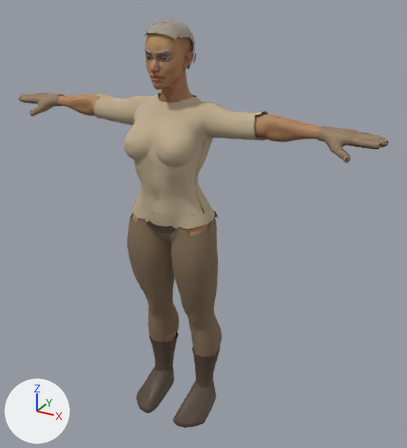
Renders of the glTF model game/models/own/races/людина-жінка.gltf from each side of a commit.
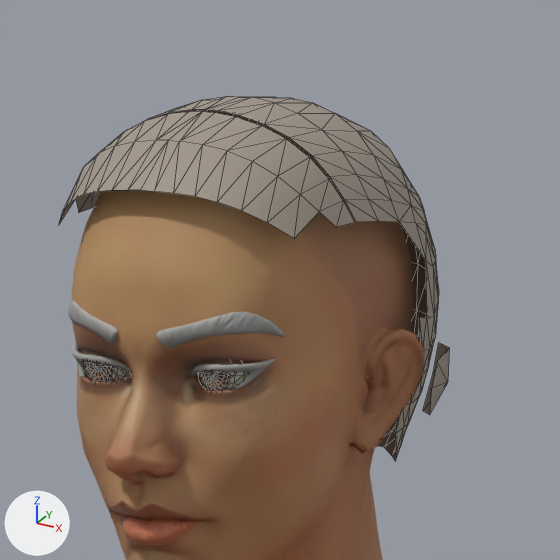
Old and new are each drawn whole from a 50 mm camera at (1.185, -1.87, 1.928) aimed at (0.101, 0.101, 0.943) and again close up on the part from 33% to 52% of the width and 2% to 19% of the height. The lights are fixed; the arrows at lower left show +X, +Y and +Z. The last two pictures show the newer version. The close-ups show mesh edges as thin lines.

Objects in the first close-up: 'Eyebrows', 'Eyes', 'Superhero_Female', 'Одяг-Шолом'.
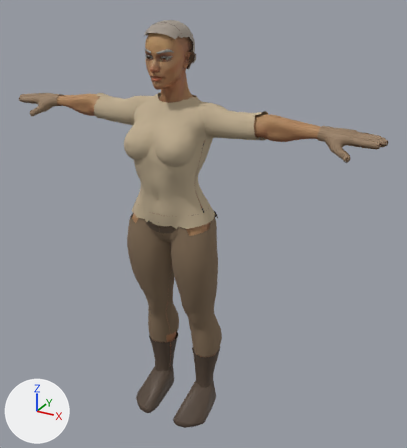
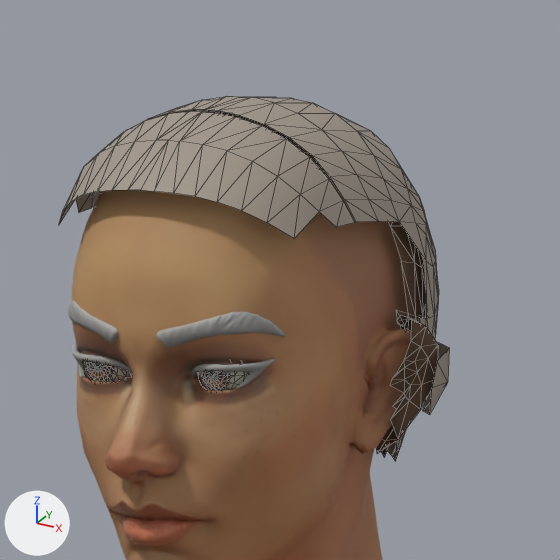
What differs and where, as boxes (x1, y1, x2, y2) in the close-ups (560 x 560 px):
'Волосся', added (mostly hidden): after (211, 111, 438, 458)

The edits, one by one:
Picture 'волосся-русяве' (img_волосся_русяве) is new.
Material 'Волосся' (mat_волосся) is new.
Uses the picture img_волосся_русяве.
Mesh me_superhero_female_007 is new.
It has 360 vertices, 588 faces and spans x -0.095..0.095, y -0.053..0.12, z 1.598..1.774.
It uses material mat_волосся.
Object 'Волосся' (ob_волосся) is new; it shows me_superhero_female_007.
Its location is (0.0, 0.0, 0.0).
